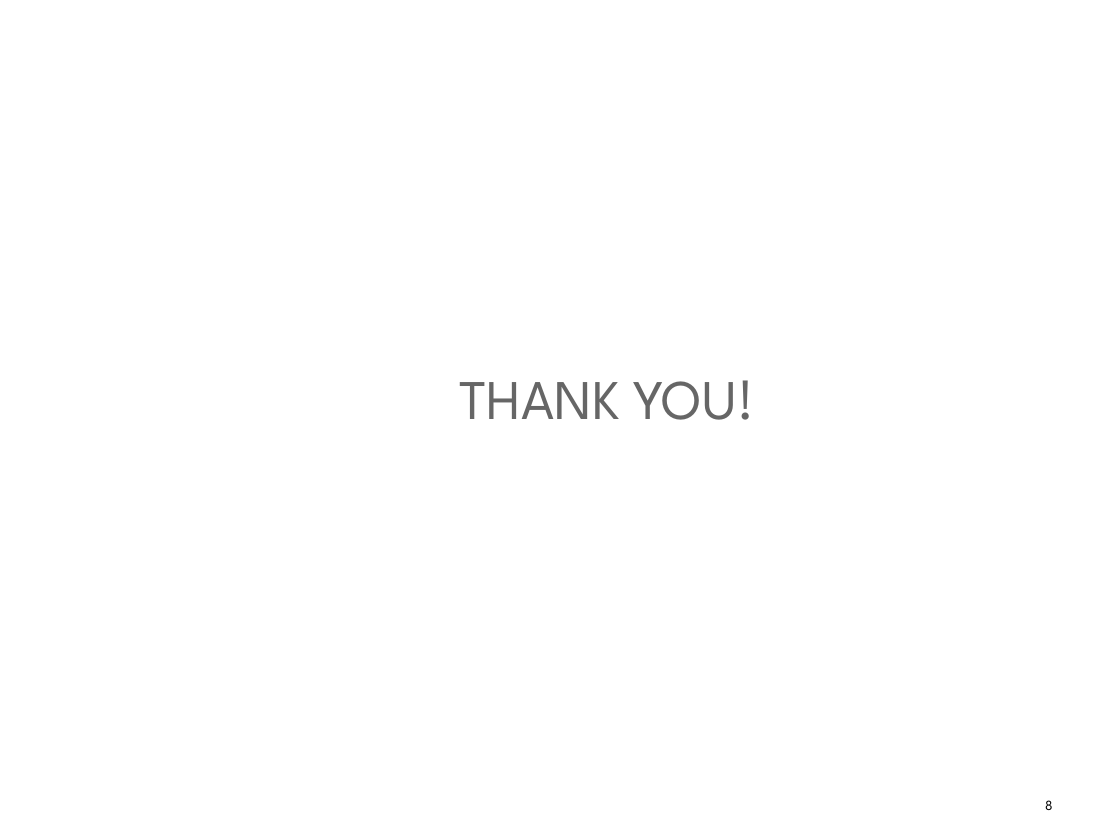
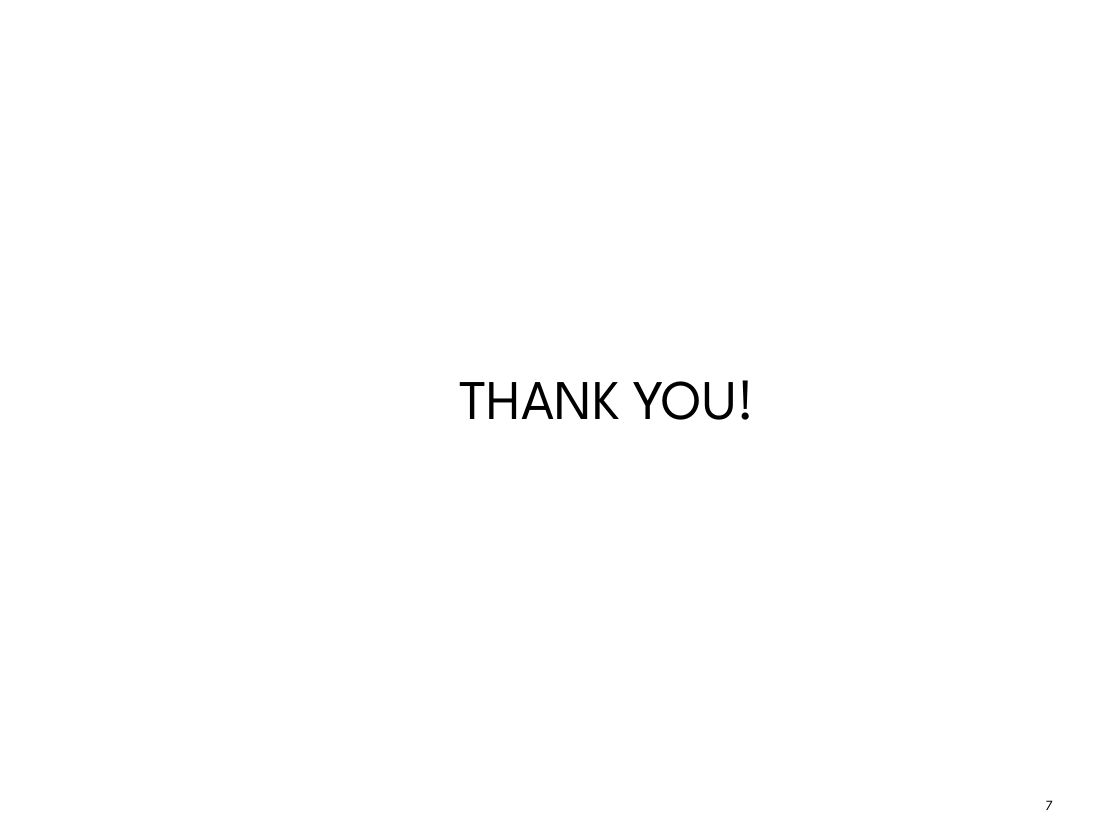
Before and after one commit to praash47/dsa, a slide deck: slide 7 of RedBlack.pptx (slide 8 before the commit). Drawn at 1120x840 pixels with LibreOffice and Linux fonts; fonts in the diff are those of the drawing; background and template pictures are left out. Boxes give left, top, right and bottom in pixels: in the first picture for what was removed or moved away, otherwise in the second. Text is boxed around its words. In the diff, an @@ line names an element or a change of style, - is before the commit and + after.

```diff
--- a/RedBlack.pptx
+++ b/RedBlack.pptx
@@ title "THANK YOU!" at (459, 380, 754, 420): text colour #666666 to #000000 @@
@@ page number at (1046, 800, 1053, 810): text changed @@
-8
+7
```
Also in this commit, not shown: 1 other slide changed, 1 slide removed, 5 other files.
